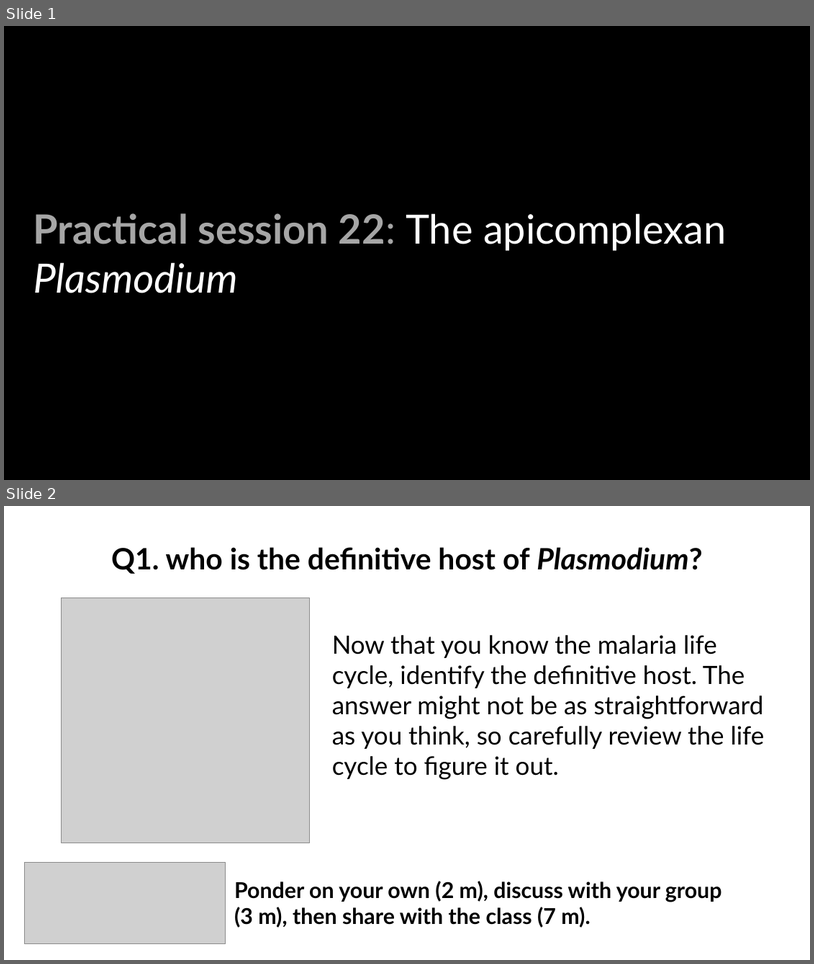
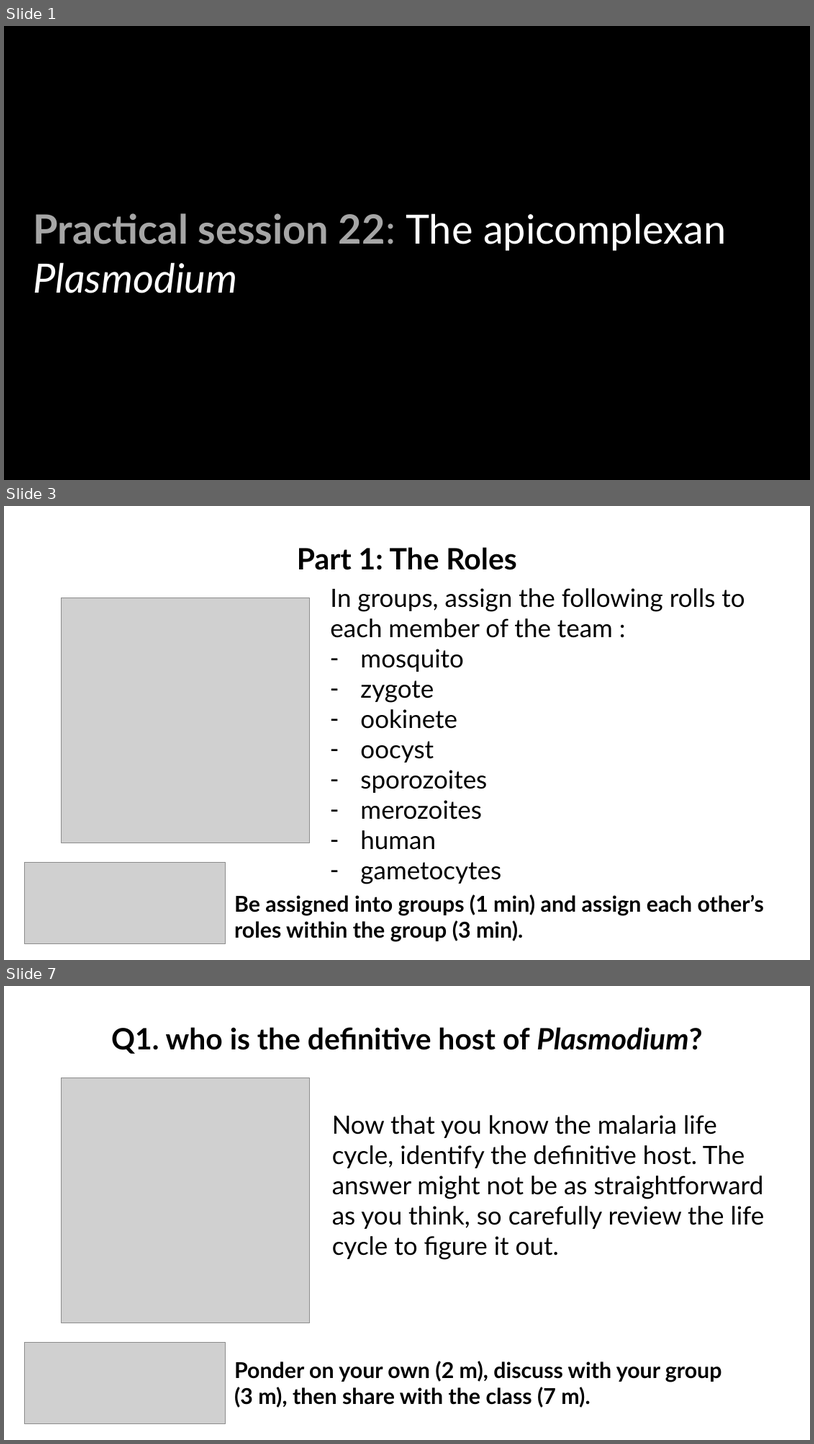
Before and after one commit to wood-lab/fish_406, a slide deck: lectures/in-class_activities/class_22.pptx. Shown one above the other, each under a label of ours: slides 1 and 2 before the commit, slides 1, 3 and 7 after it; the slides between them are not shown. The pictures are 814x964 and 814x1444 pixels, drawn with LibreOffice and Linux fonts; fonts in the diff are those of the drawing; grey boxes stand for pictures. Boxes give left, top, right and bottom in pixels: in the first picture for what was removed or moved away, otherwise in the second. Text is boxed around its words. In the diff, an @@ line names an element or a change of style, - is before the commit and + after.

```diff
--- a/lectures/in-class_activities/class_22.pptx
+++ b/lectures/in-class_activities/class_22.pptx
@@ slide 3 added at (x1=4, y1=506, x2=810, y2=960), background #FFFFFF @@
@@ text added at (x1=297, y1=547, x2=517, y2=570), 35 pt, text #000000, bold @@
+Part 1: The Roles
@@ text added at (x1=330, y1=588, x2=745, y2=884), 30 pt, text #000000 @@
+In groups, assign the following rolls to each member of the team :
+– mosquito
+– zygote
+– ookinete
+– oocyst
+– sporozoites
+– merozoites
+– human
+– gametocytes
@@ picture added at (x1=62, y1=598, x2=309, y2=843) @@
@@ picture added at (x1=25, y1=862, x2=226, y2=943) @@
@@ text added at (x1=234, y1=894, x2=764, y2=942), 26 pt, text #000000, bold @@
+Be assigned into groups (1 min) and assign each other’s roles within the group (3 min).
@@ what was slide 2 is now slide 7 @@
```
Also in this commit, not shown: 4 other slides added.
